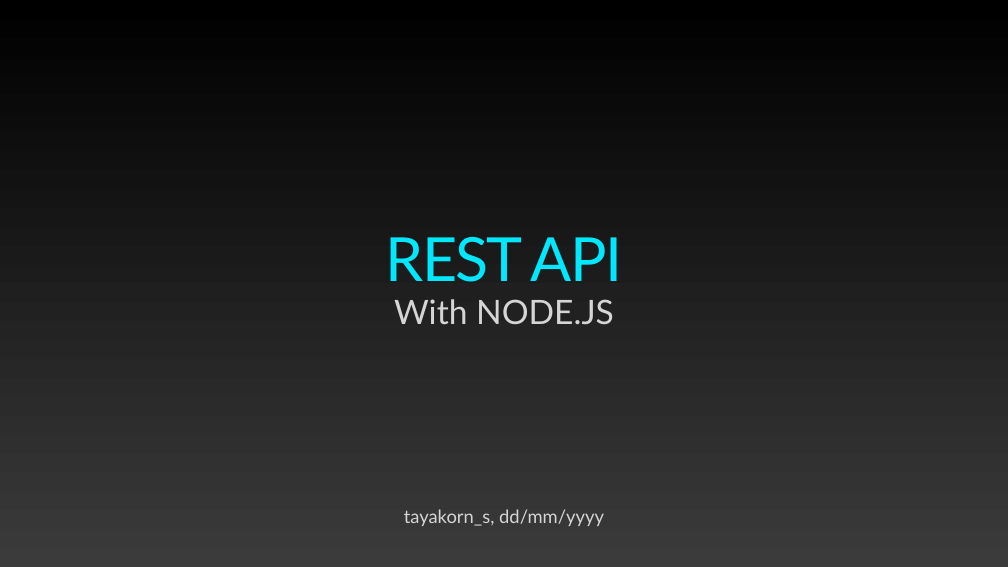
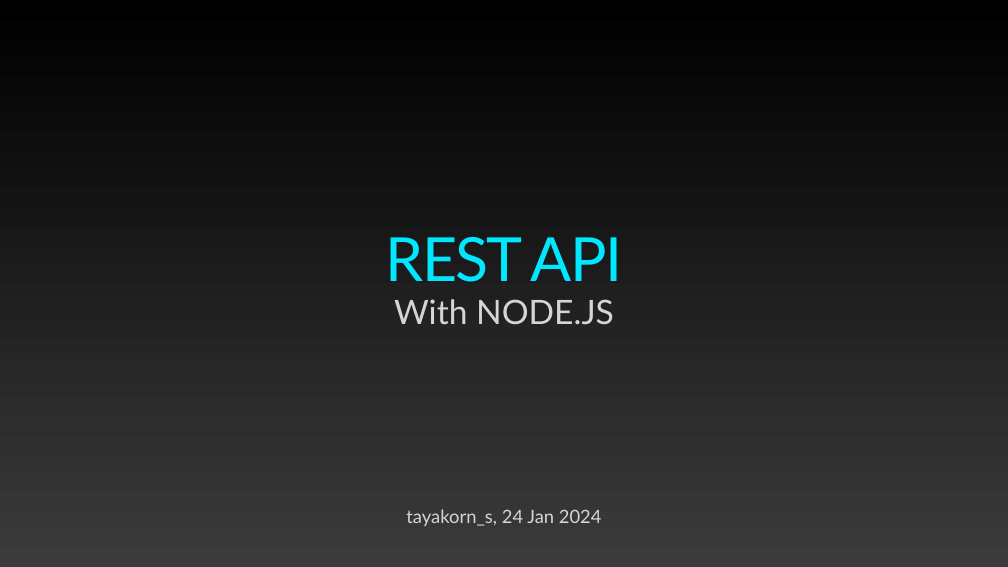
Before and after one commit to toeipaitoon/rest-api-node-js, a slide deck: slide 1 of docs/REST API with NODE.pptx. Drawn at 1008x567 pixels with LibreOffice and Linux fonts; fonts in the diff are those of the drawing. Boxes give left, top, right and bottom in pixels: in the first picture for what was removed or moved away, otherwise in the second. Text is boxed around its words. In the diff, an @@ line names an element or a change of style, - is before the commit and + after.

Commit message:
docs(rest-api-node-js): Modify Slide REST API with NODE.pptx
Add content for train REST API

```diff
--- a/docs/REST API with NODE.pptx
+++ b/docs/REST API with NODE.pptx
@@ text at bbox=[406, 509, 602, 526]: text changed @@
-tayakorn_s, dd/mm/yyyy
+tayakorn_s, 24 Jan 2024
```
Also in this commit, not shown: 1 other slide changed, 2 slides added.
